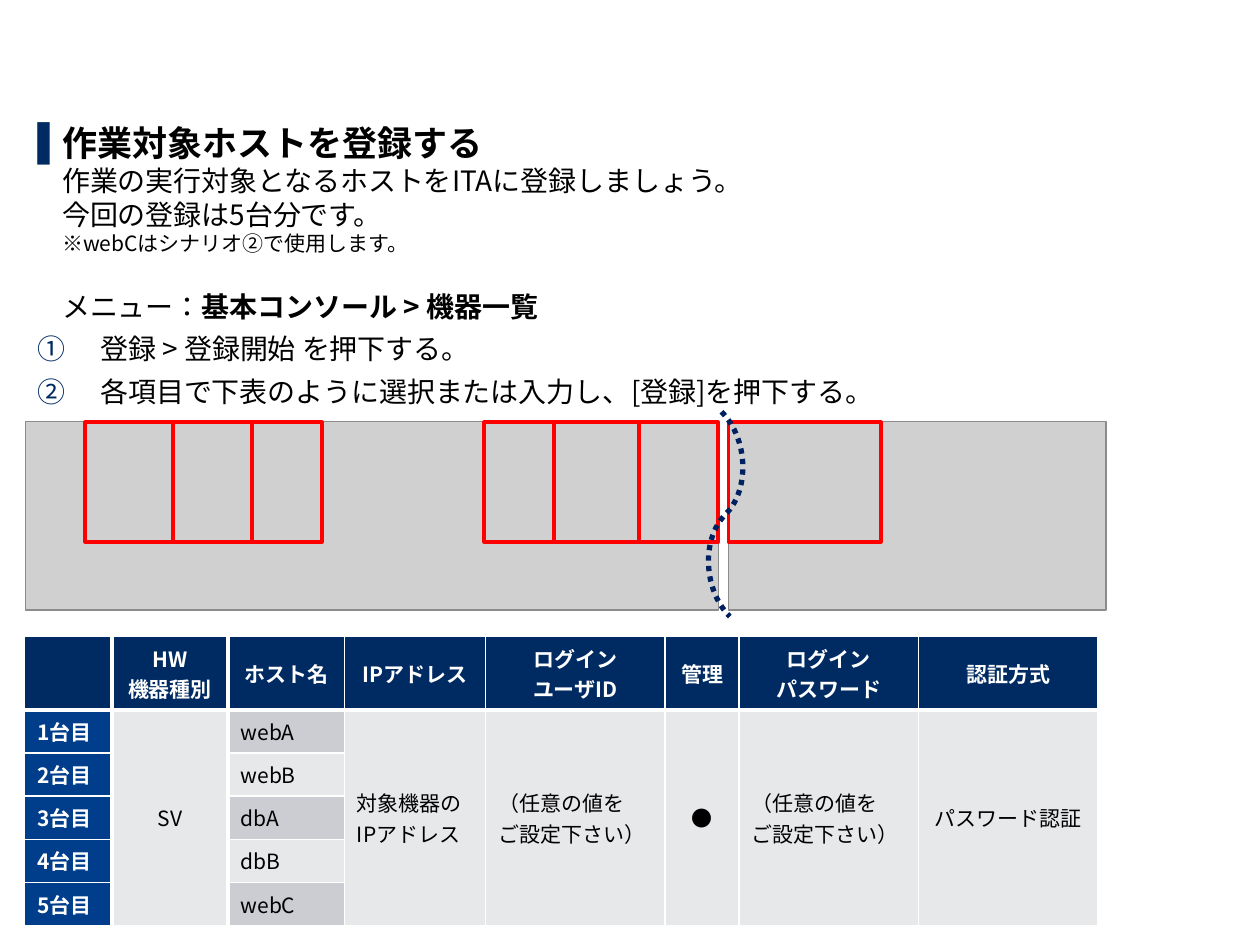
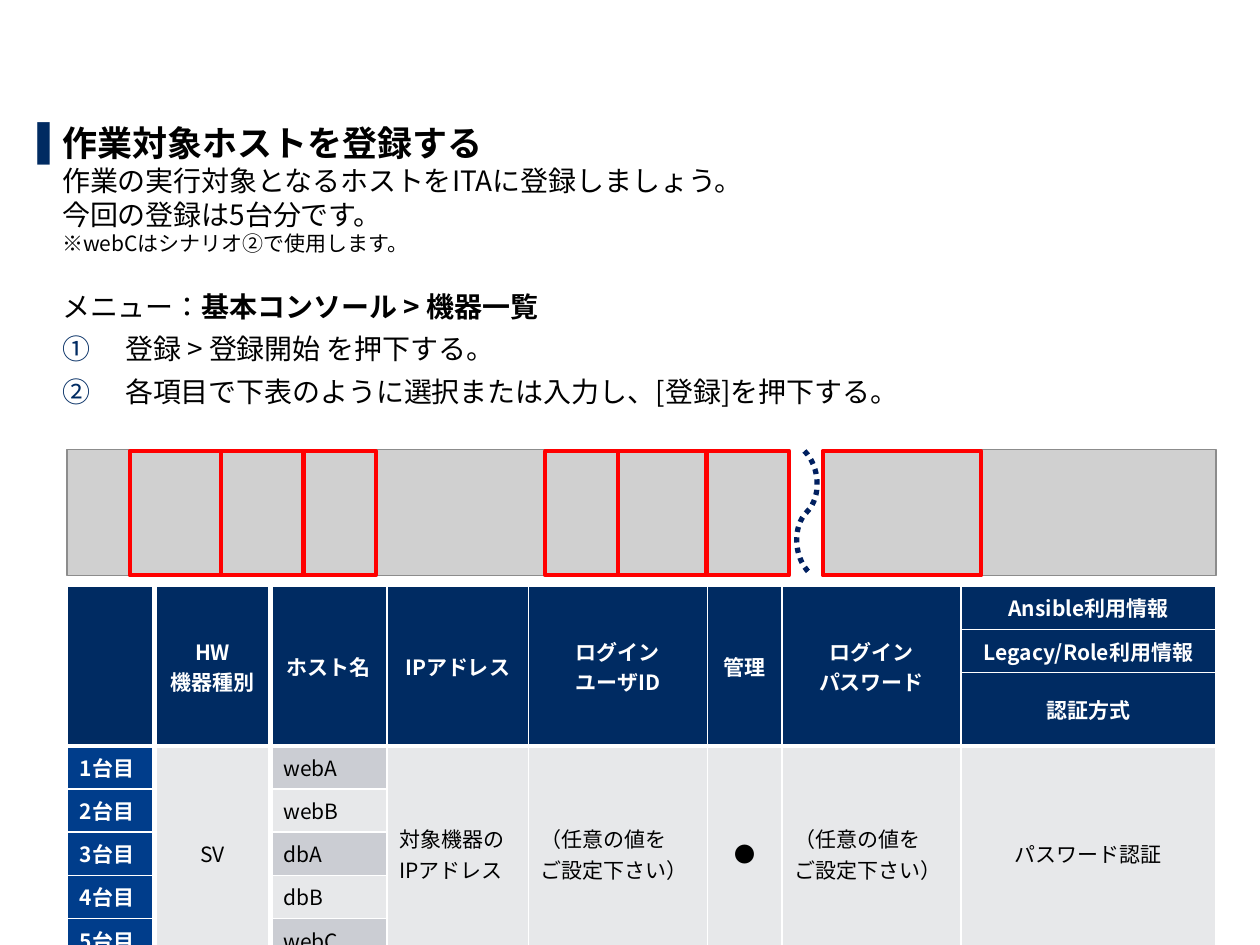
Before and after one commit to exastro-suite/it-automation-docs, a slide deck: slide 11 of asset/Learn_ja/ITA-hg-ps_practice_ja.pptx. Drawn at 1260x945 pixels with LibreOffice and Linux fonts; fonts in the diff are those of the drawing; grey boxes stand for pictures; background and template pictures are left out. Boxes give left, top, right and bottom in pixels: in the first picture for what was removed or moved away, otherwise in the second. Text is boxed around its words. In the diff, an @@ line names an element or a change of style, - is before the commit and + after.

```diff
--- a/asset/Learn_ja/ITA-hg-ps_practice_ja.pptx
+++ b/asset/Learn_ja/ITA-hg-ps_practice_ja.pptx
@@ text at (125, 335, 898, 407): list level 1 to 2 in "登録 > 登録開始 を押下する。"; list level 1 to 2 in "各項目で下表のように選択または入力し、[登録]を押下する。" @@
@@ picture: place and size @@
-picture at (25, 421, 718, 610)
+picture at (67, 450, 789, 576)
@@ rectangle: place and size @@
-rectangle at (86, 422, 173, 542)
+rectangle at (130, 451, 220, 576)
@@ rectangle: place and size @@
-rectangle at (173, 422, 252, 542)
+rectangle at (220, 451, 304, 576)
@@ rectangle: place and size @@
-rectangle at (252, 422, 321, 542)
+rectangle at (304, 451, 375, 576)
@@ rectangle: place and size @@
-rectangle at (484, 422, 553, 542)
+rectangle at (546, 451, 617, 576)
@@ rectangle: place and size @@
-rectangle at (554, 422, 640, 542)
+rectangle at (617, 451, 707, 576)
@@ rectangle: place and size @@
-rectangle at (639, 422, 718, 542)
+rectangle at (706, 451, 789, 576)
@@ curved line moved from (722, 412) - (730, 616) to (804, 451) - (809, 573) @@
@@ picture: place and size @@
-picture at (728, 421, 1106, 610)
+picture at (823, 450, 1216, 576)
@@ rectangle: place and size @@
-rectangle at (728, 422, 881, 542)
+rectangle at (823, 451, 982, 576)
@@ table at (67, 586, 1213, 911) @@
-row 1:  | HW / 機器種別 | ホスト名 | IPアドレス | ログイン / ユーザID | 管理 | ログイン / パスワード | 認証方式
+row 1:  | HW / 機器種別 | ホスト名 | IPアドレス | ログイン / ユーザID | 管理 | ログイン / パスワード | Ansible利用情報
+row 2:  |  |  |  |  |  |  | Legacy/Role利用情報
+row 3:  |  |  |  |  |  |  | 認証方式
@@ table: place and size @@
-table at (24, 636, 1095, 919)
+table at (67, 586, 1213, 911)
```
Also in this commit, not shown: 36 other slides changed, 1 other file.
